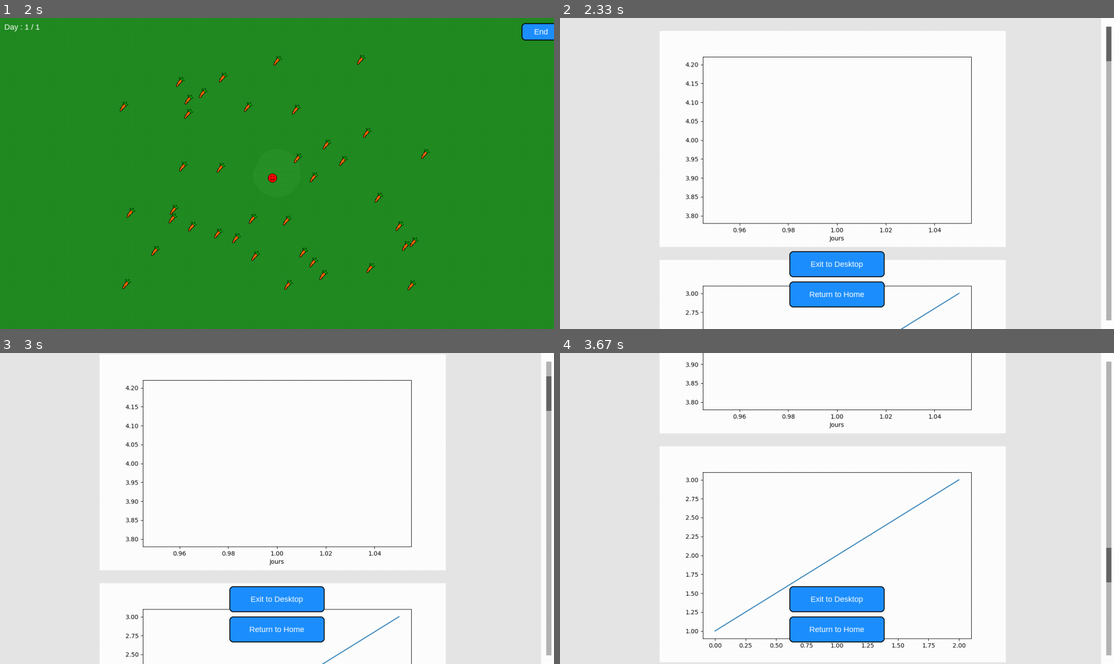
Above: before the commit, frames 1-4 (two rows, left to right).
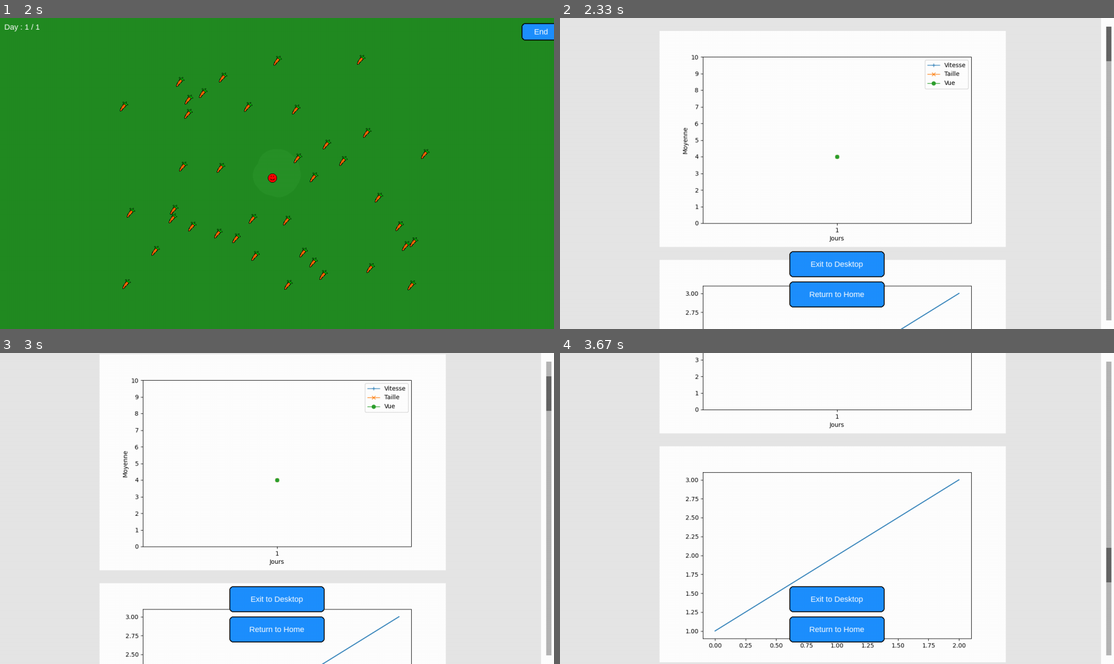
Above: after the commit, the same moments.

Repository: X47C/Trophees-NSI
Game: pygame game, started from main.py
Two runs of this game, one before a commit and one after it. Both use one fixed random seed, a clock stepped at 60 frames per second and the inputs below.
Inputs (mouse positions are in pixels of both pictures, inside the frame that each line leads up to):
- Up to frame 1 (2 s): click (260, 120) at 1.38 s; click "Start" at 1.72 s
- Up to frame 2 (2.33 s): click "End" at 2.05 s
- Up to frame 3 (3 s): press the mouse at (277, 629) at 2.37 s; move the mouse to (382, 511) at 2.47 s; release the mouse at (487, 393) at 2.6 s; press the mouse at (548, 377) at 2.7 s; move the mouse to (443, 387) at 2.8 s; release the mouse at (332, 393) at 2.93 s
- Up to frame 4 (3.67 s): press the mouse at (1108, 393) at 3.03 s; move the mouse to (909, 480) at 3.13 s; release the mouse at (704, 564) at 3.27 s

Frame 1 is identical in both runs. In frame 2, 0.6% of the frame differs, in the area x 22-74%, y 11-69%; in frame 3, 0.6%, in the area x 22-74%, y 8-66%; in frame 4, 0.2%.

Commit message:
graphiques magnifiques

Diff:
--- a/Game/creature.py
+++ b/Game/creature.py
@@ -113,7 +113,7 @@
         """
         Se reproduit avec un pourcentage de proximité a ses parametres actuels
         """
-        Baby = Creature(self.speed * (rd(100 - self.variation_speed, 100 + self.variation_speed)/100), self.size * (rd(100 - self.variation_size, 100 + self.variation_size)/100), self.view * (rd(100 - self.variation_view, 100 + self.variation_view)/100), self.variation_speed, self.variation_size, self.variation_view, self.days_max, self.color)
+        Baby = Creature(min(10, self.speed * (rd(100 - self.variation_speed, 100 + self.variation_speed)/100)), min(10, self.size * (rd(100 - self.variation_size, 100 + self.variation_size)/100)), min(10, self.view * (rd(100 - self.variation_view, 100 + self.variation_view)/100)), self.variation_speed, self.variation_size, self.variation_view, self.days_max, self.color)
         Baby.ate = 1
         for i in range(len(settings.POPULATIONS)):
             for crea in settings.creatures_list[i]:
--- a/Game/game.py
+++ b/Game/game.py
@@ -58,7 +58,6 @@
         ce que doit faire le jeu a chaques debuts de jours
         """
         self.current_day += 1
-        settings.creatures_list_dico[self.current_day] = settings.creatures_list.copy() #allez voir le commentaire dans settings mais PAS TOUCHE !!!
         self.time = 0
         for i in range(len(settings.creatures_list)):
             alive_creatures = []
@@ -70,6 +69,7 @@
         settings.food_list = []
         for i in range(settings.Food_quantity):
              settings.food_list.append(Food(rd(280, 1000), rd(70, 650)))
+        settings.creatures_list_dico[self.current_day] = settings.creatures_list.copy() #allez voir le commentaire dans settings mais PAS TOUCHE !!!
 
 
 
--- a/Pygame/pygame.py
+++ b/Pygame/pygame.py
@@ -491,19 +491,35 @@
         """
         l'endroit ou on fout les graphes
         """
-        # premier graphe
+        #--- parametres ---
+        lw = 1 #eppaisseur des courbes
+
+        # --- premier graphe ---
         fig1 = pylab.figure(figsize = [8, 5], dpi = 100)
         ax1 = fig1.gca()
+
         jour = [i for i in range(1, self.current_day + 1)]
         average_speed = [(sum(speeds) / len(speeds)) for speeds in ([obj.speed for sub in settings.creatures_list_dico[k] for obj in sub] for k in sorted(settings.creatures_list_dico))]
-        average_size = [(sum(speeds) / len(speeds)) for speeds in ([obj.size for sub in settings.creatures_list_dico[k] for obj in sub] for k in sorted(settings.creatures_list_dico))]
-        ax1.plot(jour, average_speed, label = "Vitesse moyenne")
-        ax1.plot(jour, average_size, label = "Taille moyenne")
+        average_size = [(sum(sizes) / len(sizes)) for sizes in ([obj.size for sub in settings.creatures_list_dico[k] for obj in sub] for k in sorted(settings.creatures_list_dico))]
+        average_view = [(sum(views) / len(views)) for views in ([obj.view for sub in settings.creatures_list_dico[k] for obj in sub] for k in sorted(settings.creatures_list_dico))]
+        print(average_speed, average_size, average_view)
+
+        ax1.set_xticks(range(1, self.current_day + 1))
+        ax1.set_ylim(0, 10)
+        ax1.set_yticks(range(0, 11))
+
+        ax1.plot(jour, average_speed, label = "Vitesse", lw = lw, marker = '+')
+        ax1.plot(jour, average_size, label = "Taille", lw = lw, marker = "x")
+        ax1.plot(jour, average_view, label = "Vue", lw = lw, marker = "o")
+
         ax1.set_xlabel('Jours')
+        ax1.set_ylabel('Moyenne')
+        ax1.legend()
         self.graph_list.append(self._graph_to_surf(fig1))
 
 
-        #test
+
+        # --- graphe 2 ( test ) ---
         fig2 = pylab.figure(figsize = [8, 5], dpi = 100)
         ax2 = fig2.gca()
         ax2.plot([1, 2, 3])
